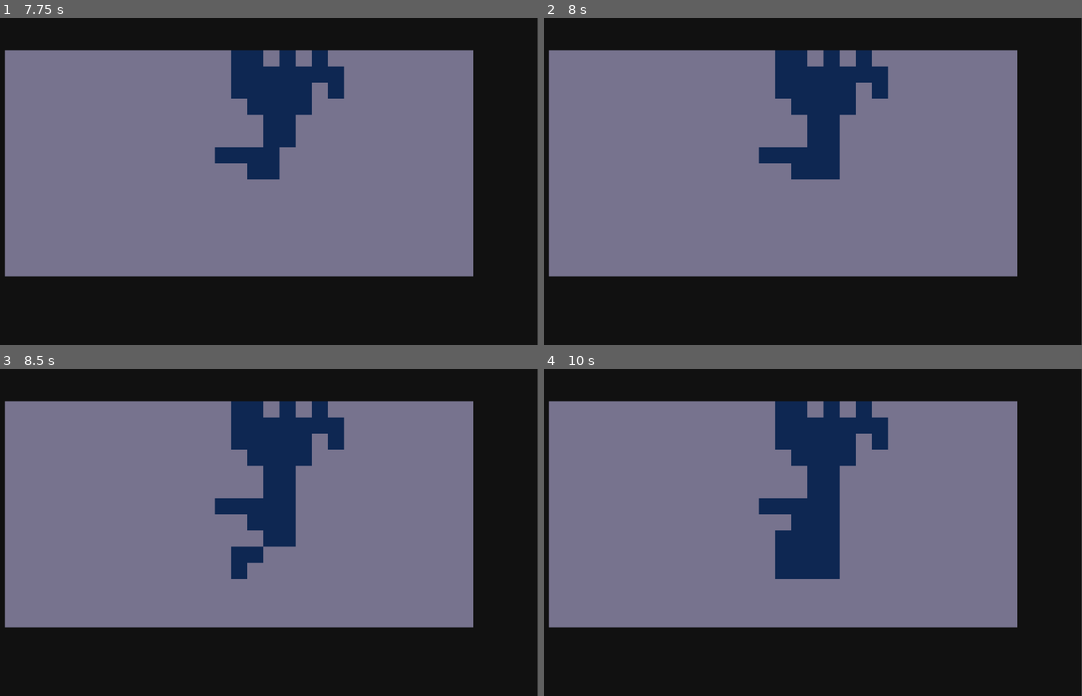
Above: before the commit, frames 1-4 (two rows, left to right).
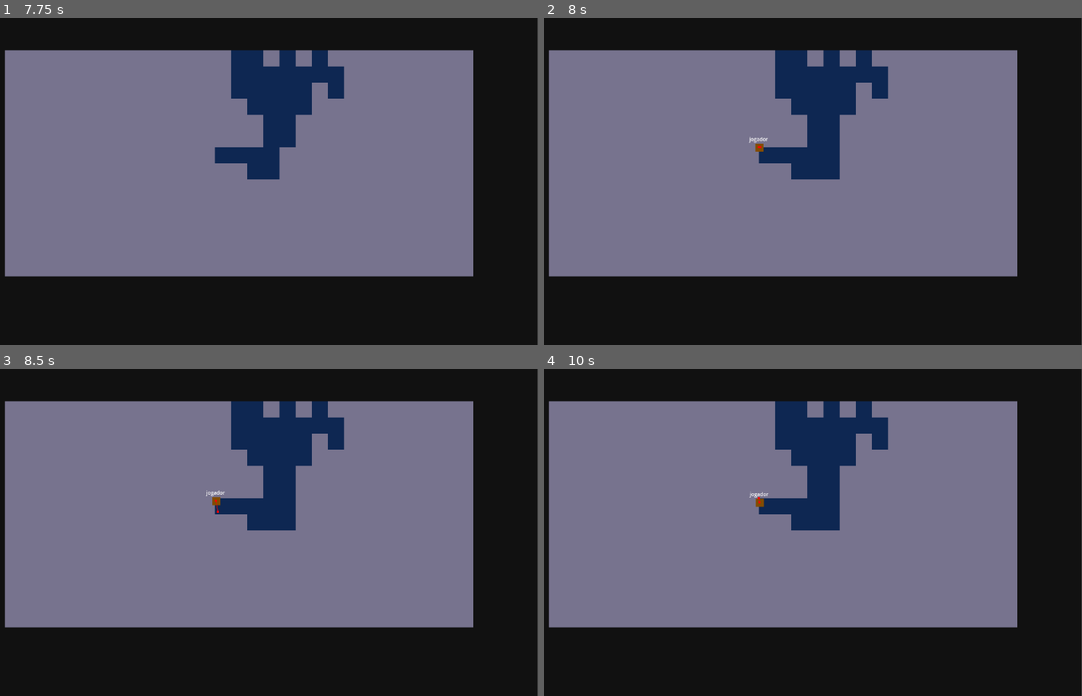
Above: after the commit, the same moments.

Repository: kawasousa/DrunkardWalking
Game: Godot game, scene res://scenes/room.tscn
Two runs of this game, one before a commit and one after it. Both use one fixed random seed, a clock stepped at 60 frames per second and the inputs below.
Inputs (mouse positions are in pixels of both pictures, inside the frame that each line leads up to):
- Up to frame 1 (7.75 s): tap Enter (ui_accept) at 0.5, 0.77, 1.52, 2, 2.75, 3.02, 3.5, 3.77, 4.25, 4.52, 6.02, 6.5, 6.77, 7.52 s; move the mouse to (376, 165) at 0.52 s; hold Right (ui_right) 0.53-1.28 s; move the mouse to (129, 197) at 1.27 s; hold Down (ui_down) 1.28-2.03 s; move the mouse to (306, 109) at 2.02 s; hold Right (ui_right) 2.03-2.78 s; move the mouse to (220, 246) at 2.77 s; hold Up (ui_up) 2.78-3.53 s; move the mouse to (419, 230) at 3.52 s; hold Left (ui_left) 3.53-5.03 s; move the mouse to (75, 132) at 4.27 s; move the mouse to (274, 181) at 5.02 s; hold Down (ui_down) 5.03-5.78 s; move the mouse to (161, 99) at 5.77 s; hold Right (ui_right) 5.78-6.53 s; move the mouse to (376, 165) at 6.52 s; hold Up (ui_up) 6.53-7.28 s; move the mouse to (129, 197) at 7.27 s; hold Right (ui_right) from 7.28 s (still down)
- Up to frame 2 (8 s): keep holding Right (ui_right)
- Up to frame 3 (8.5 s): move the mouse to (306, 460) at 8.02 s; release Right (ui_right) at 8.03 s; hold Down (ui_down) from 8.03 s (still down)
- Up to frame 4 (10 s): move the mouse to (764, 597) at 8.77 s; release Down (ui_down) at 8.78 s; hold Left (ui_left) 8.78-9.53 s; tap Enter (ui_accept) at 9.02, 9.77 s; move the mouse to (963, 581) at 9.52 s; hold Up (ui_up) from 9.53 s (still down)

Frame 1 is identical in both runs. In frame 2, less than 0.1% of the frame differs, in the area x 38-42%, y 36-41%; in frame 3, 0.8%; in frame 4, 1.9%, in the area x 38-55%, y 37-65%.

Commit message:
player movement by kboard // issue: player speed too slow

Diff:
--- a/RandomRoom/scenes/Player.tscn
+++ b/RandomRoom/scenes/Player.tscn
@@ -31,7 +31,7 @@
 shape = SubResource("RectangleShape2D_vh6ur")
 
 [node name="NavigationAgent2D" type="NavigationAgent2D" parent="."]
-path_postprocessing = 1
+debug_enabled = true
 
 [node name="Label" type="Label" parent="."]
 offset_left = -19.0
--- a/RandomRoom/scripts/Player.gd
+++ b/RandomRoom/scripts/Player.gd
@@ -1,24 +1,25 @@
 extends CharacterBody2D
 
-const SPEED = 1000
-@onready var navigation_agent_2d = $NavigationAgent2D
+var speed = 10
+@onready var nav_agent = $NavigationAgent2D
+@onready var InputDirection = global_position
 
 
 func _physics_process(delta):
-	navigation_agent_2d.target_position = get_global_mouse_position()
-	var direction = Vector3()
-	direction = navigation_agent_2d.get_next_path_position() - global_position
-	velocity = direction * 2
-	#var directionX = Input.get_axis("ui_left", "ui_right")
-	#var directionY = Input.get_axis("ui_up", "ui_down")
-	#if directionX != 0:
-		#velocity.x = directionX * SPEED
-	#else:
-		#velocity.x = 0
-	#
-	#if directionY != 0:
-		#velocity.y = directionY * SPEED
-	#else:
-		#velocity.y = 0
+	if Input.is_action_pressed("ui_right"):
+		InputDirection += Vector2.RIGHT
+	elif Input.is_action_pressed("ui_left"):
+		InputDirection += Vector2.LEFT
+	if Input.is_action_pressed("ui_up"):
+		InputDirection += Vector2.UP
+	elif Input.is_action_pressed("ui_down"):
+		InputDirection += Vector2.DOWN
+
+	if global_position.distance_to(nav_agent.target_position) > 32:
+		InputDirection = global_position
+
+	nav_agent.target_position = InputDirection
+	var direction = nav_agent.get_next_path_position() - global_position
+	velocity = direction
 
 	move_and_slide()
--- a/RandomRoom/scripts/room.gd
+++ b/RandomRoom/scripts/room.gd
@@ -1,7 +1,7 @@
 extends Node2D
 
 var steps = 0
-var max_steps = 100
+var max_steps = 50
 var player_spawned: bool = false
 const PLAYER = preload("res://scenes/Player.tscn")
 @onready var drunkard = $drunkard
